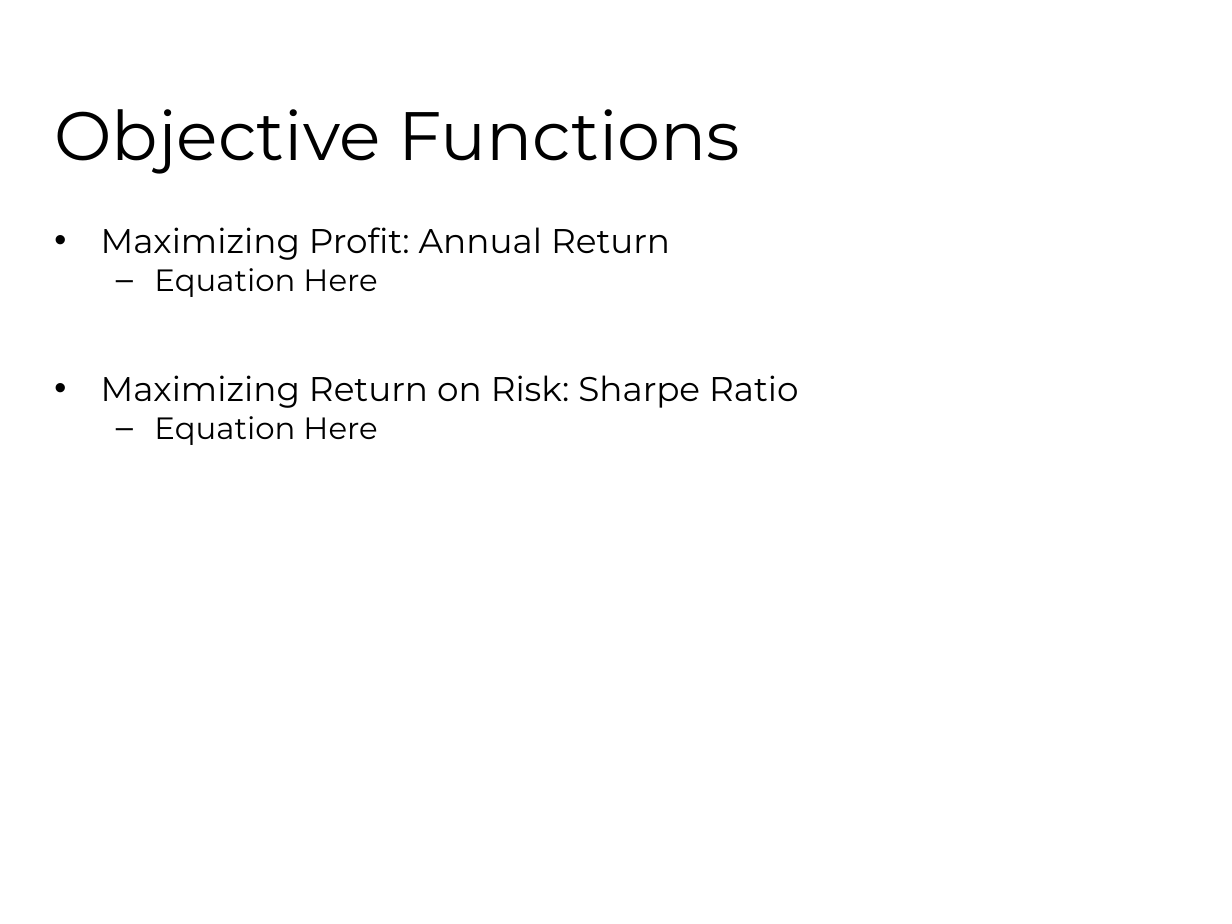
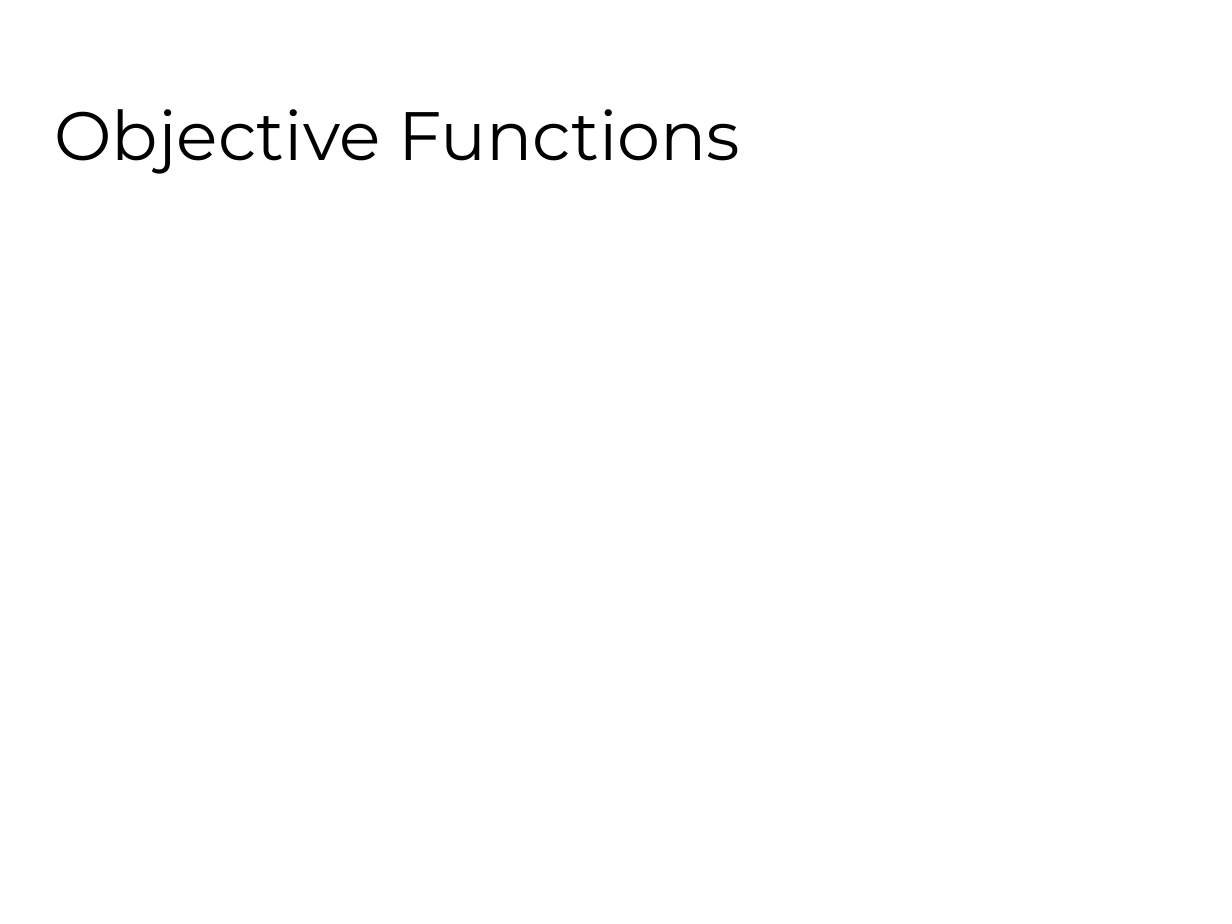
Before and after one commit to fhh23/Evolving-Stock-Market-Indicators-Using-Multi-Objective-Genetic-Algorithms, a slide deck: slide 12 of CSE848_Hormasji_Reiff_ProjectPresentation.pptx (slide 14 before the commit). Drawn at 1232x924 pixels with LibreOffice and Linux fonts; fonts in the diff are those of the drawing; grey boxes stand for pictures; background and template pictures are left out. Boxes give left, top, right and bottom in pixels: in the first picture for what was removed or moved away, otherwise in the second. Text is boxed around its words. In the diff, an @@ line names an element or a change of style, - is before the commit and + after.

```diff
--- a/CSE848_Hormasji_Reiff_ProjectPresentation.pptx
+++ b/CSE848_Hormasji_Reiff_ProjectPresentation.pptx
@@ text removed at (101, 227, 798, 445) @@
-• Maximizing Profit: Annual Return
-  – Equation Here
-• Maximizing Return on Risk: Sharpe Ratio
-  – Equation Here
```
Also in this commit, not shown: 5 other slides changed, 5 slides added, 5 slides removed, 3 other files.
